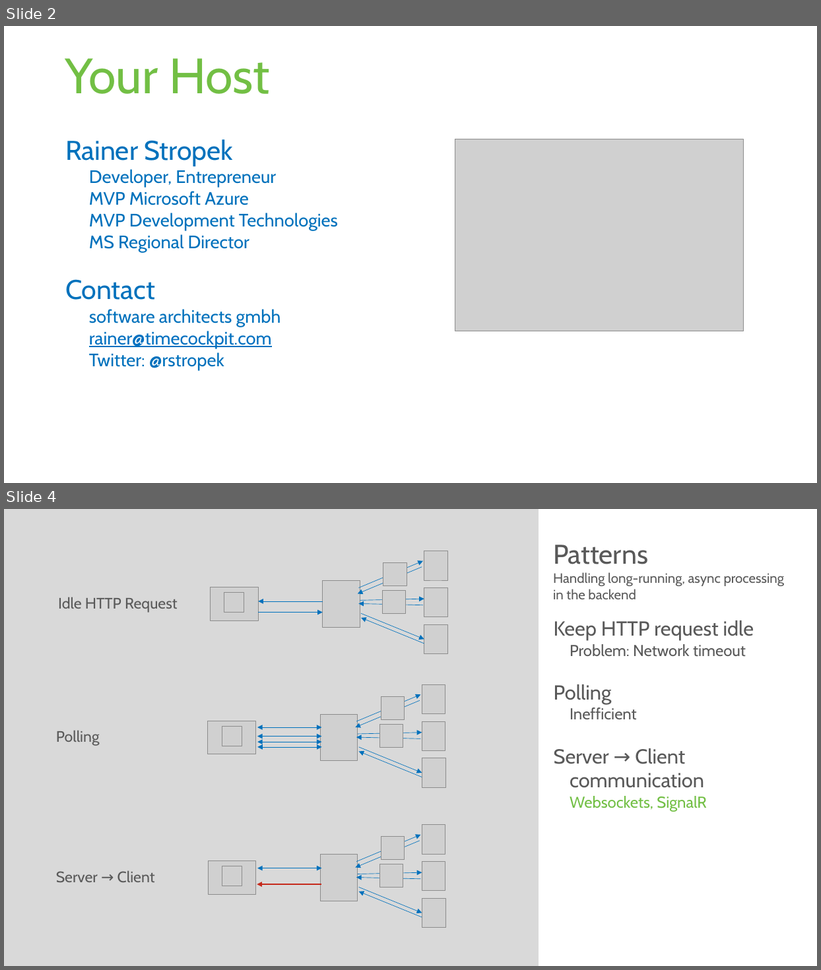
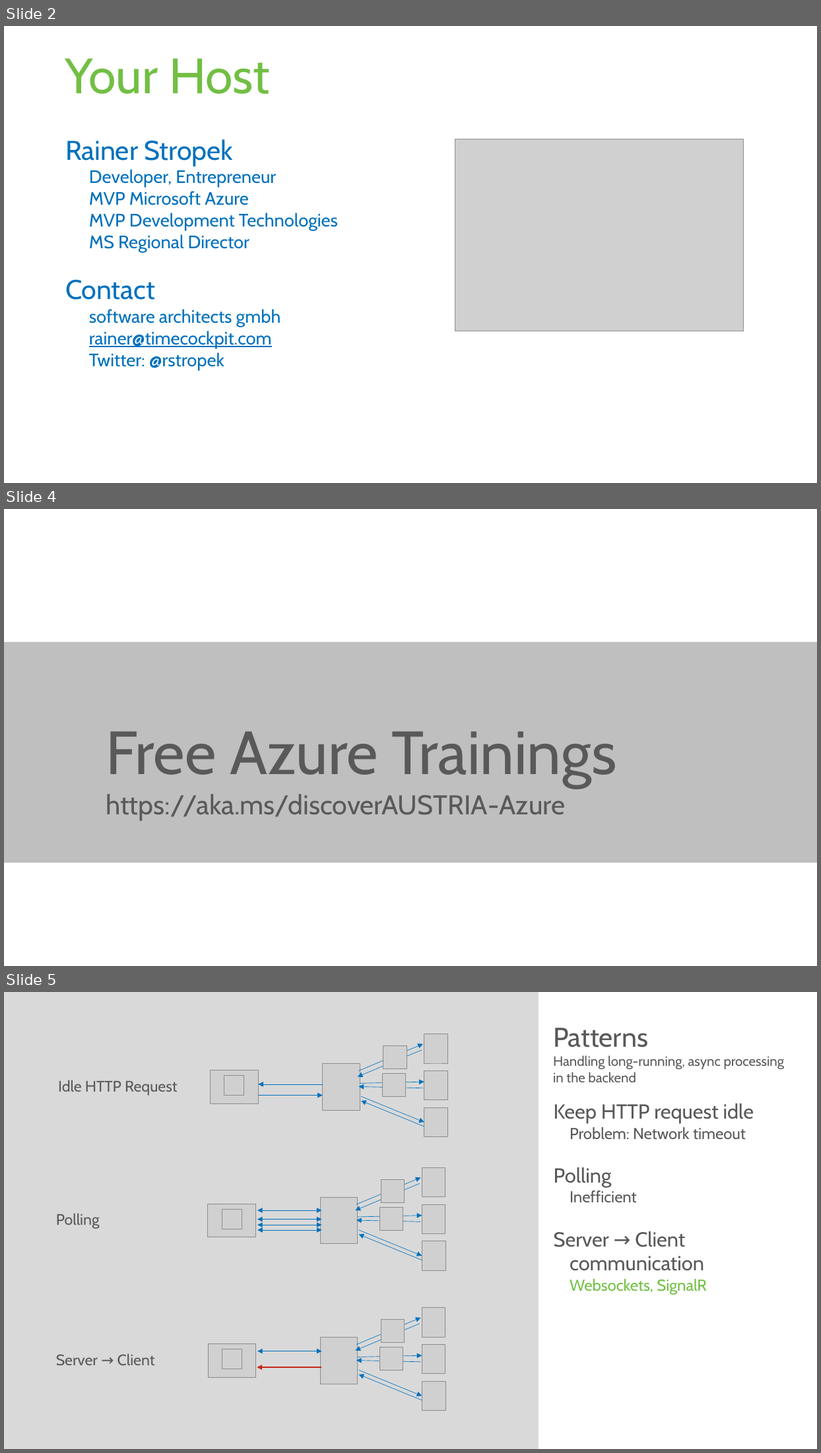
Before and after one commit to rstropek/Samples, a slide deck: AsyncBlazor/Slides/AsyncServerless.pptx. Shown one above the other, each under a label of ours: slides 2 and 4 before the commit, slides 2, 4 and 5 after it; the slides between them are not shown. The pictures are 821x970 and 821x1453 pixels, drawn with LibreOffice and Linux fonts; fonts in the diff are those of the drawing; grey boxes stand for pictures. Boxes give left, top, right and bottom in pixels: in the first picture for what was removed or moved away, otherwise in the second. Text is boxed around its words. In the diff, an @@ line names an element or a change of style, - is before the commit and + after.

```diff
--- a/AsyncBlazor/Slides/AsyncServerless.pptx
+++ b/AsyncBlazor/Slides/AsyncServerless.pptx
@@ slide 4 added at [4, 509, 817, 966], background #FFFFFF @@
@@ rectangle added at [4, 642, 817, 863], fill #BFBFBF @@
@@ title added at [106, 731, 617, 788], 72 pt, text #595959 @@
+Free Azure Trainings
@@ text added at [106, 794, 565, 821], 32 pt, text #595959 @@
+https://aka.ms/discoverAUSTRIA-Azure
@@ what was slide 4 is now slide 5 @@
```
Also in this commit, not shown: 3 slides changed, 2 slides removed.
